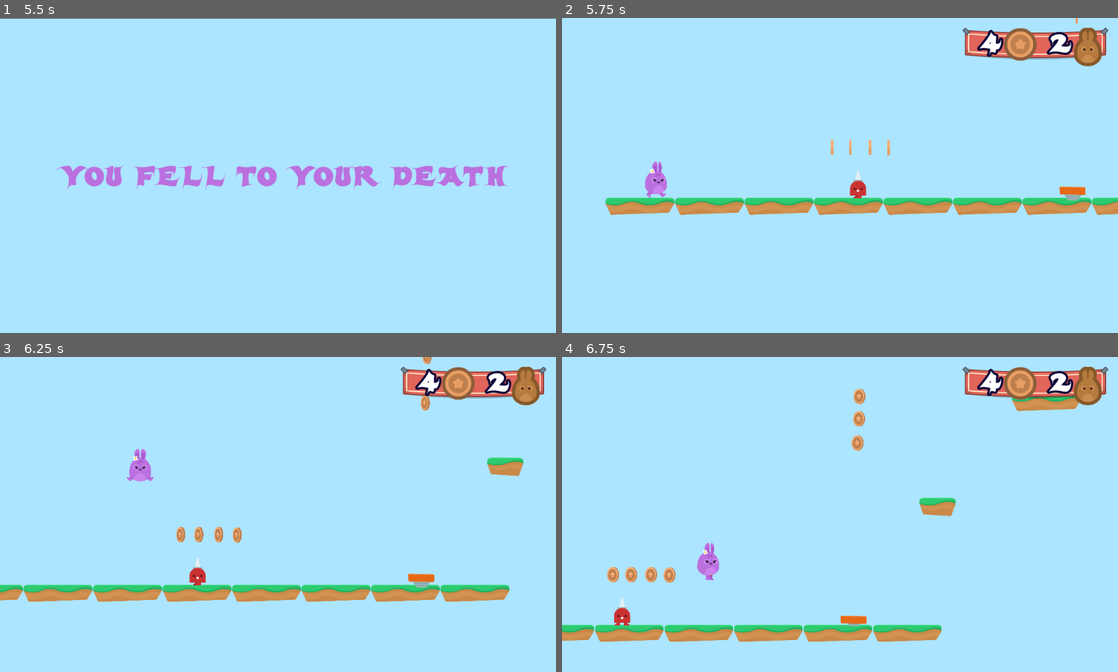
Above: before the commit, frames 1-4 (two rows, left to right).
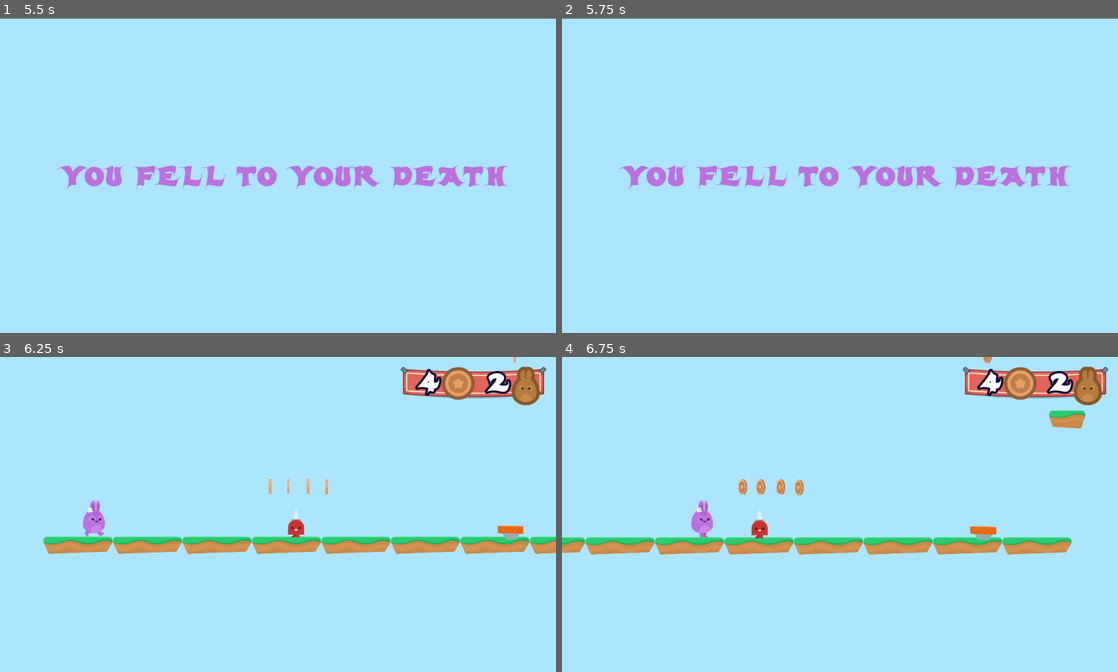
Above: after the commit, the same moments.

Repository: rtaibah/bunny-hop
Game: Godot game, scene res://Levels/Level1.tscn
Two runs of this game, one before a commit and one after it. Both use one fixed random seed, a clock stepped at 60 frames per second and the inputs below.
Inputs:
- Up to frame 1 (5.5 s): hold D (right) 0.53-2.03 s; tap W (jump) at 0.77, 1.52, 3.02, 3.77, 4.52 s; hold A (left) 2.03-4.28 s; hold D (right) from 4.28 s (still down); tap Enter at 5 s
- Up to frame 2 (5.75 s): keep holding D (right)
- Up to frame 3 (6.25 s): keep holding D (right); tap W (jump) at 6.02 s
- Up to frame 4 (6.75 s): keep holding D (right)

Frame 1 is identical in both runs. In frame 2, 10% of the frame differs, in the area x 0-100%, y 0-63%; in frame 3, 11%; in frame 4, 11%, in the area x 0-95%, y 0-91%.

Commit message:
Add fall sound

Diff:
--- a/Levels/FellToDeath.gd
+++ b/Levels/FellToDeath.gd
@@ -1,4 +1,8 @@
 extends Control
+
+func _on_FellToDeath_ready():
+	$Fall.play()
+
 
 func _on_Timer_timeout():
 	get_tree().change_scene("res://Levels/Level"+str(global_vars.level_number)+".tscn")
--- a/Levels/FellToDeath.tscn
+++ b/Levels/FellToDeath.tscn
@@ -1,8 +1,9 @@
-[gd_scene load_steps=5 format=2]
+[gd_scene load_steps=6 format=2]
 
 [ext_resource path="res://Levels/FellToDeath.gd" type="Script" id=1]
 [ext_resource path="res://Fonts/candles_.ttf" type="DynamicFontData" id=2]
 [ext_resource path="res://GFX/Background/bg_layer1.png" type="Texture" id=3]
+[ext_resource path="res://SFX/fall.wav" type="AudioStream" id=4]
 
 [sub_resource type="DynamicFont" id=1]
 size = 50
@@ -48,6 +49,10 @@
 }
 
 [node name="Timer" type="Timer" parent="."]
-wait_time = 1.5
+wait_time = 2.0
 autostart = true
+
+[node name="Fall" type="AudioStreamPlayer" parent="."]
+stream = ExtResource( 4 )
+[connection signal="ready" from="." to="." method="_on_FellToDeath_ready"]
 [connection signal="timeout" from="Timer" to="." method="_on_Timer_timeout"]
Not shown, added: SFX/fall.wav.import
Not shown, added: .DS_Store
Not shown, added: SFX/fall.wav
